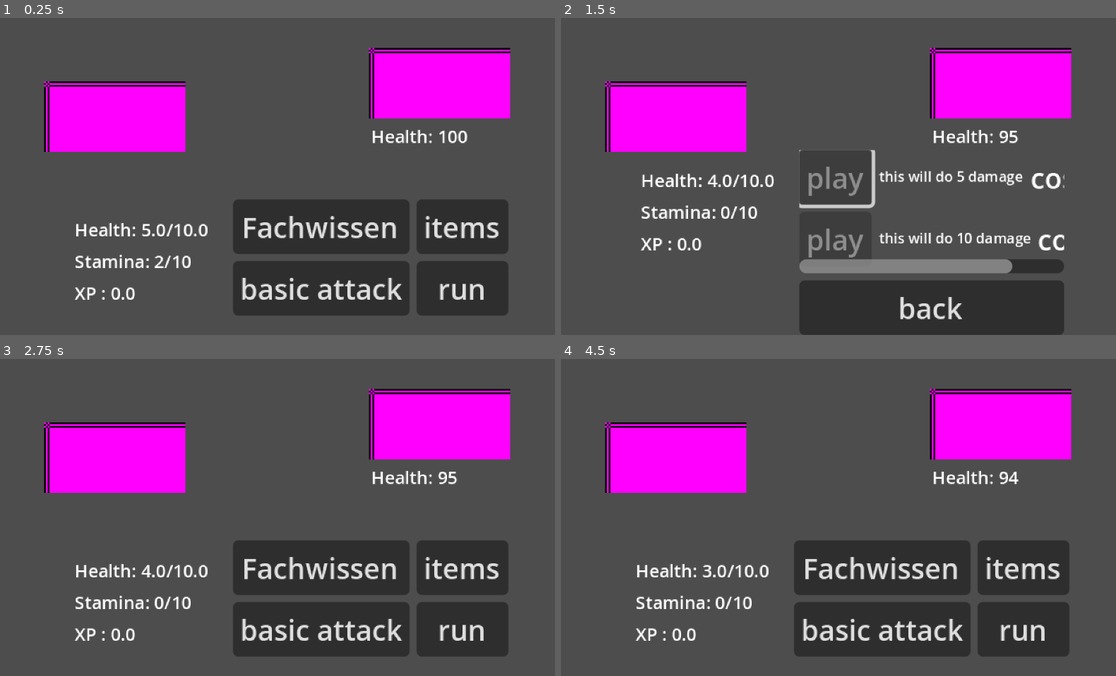
Above: before the commit, frames 1-4 (two rows, left to right).
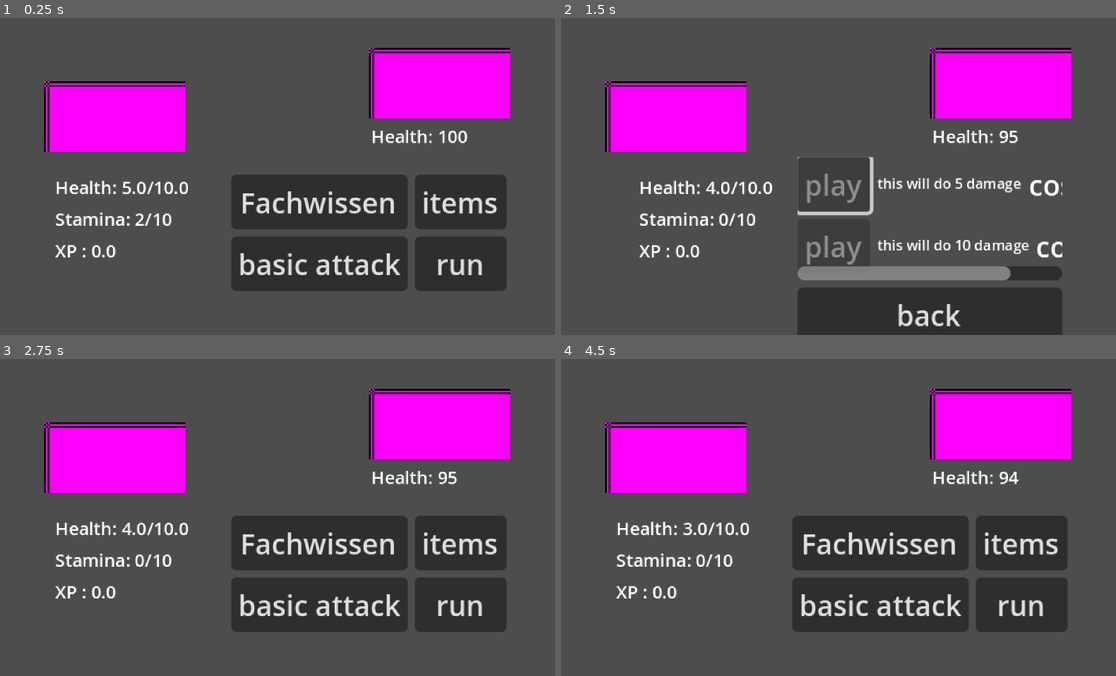
Above: after the commit, the same moments.

Repository: Robothan36/VLG-rpg
Game: Godot game, scene res://scene/fighting.tscn
The game is run twice, just before and just after one commit, with the same random seed, the same clock (stepped at 60 frames per second) and the same inputs. This scene is started directly instead of the project's main scene.
Inputs:
- Up to frame 1 (0.25 s): no input
- Up to frame 2 (1.5 s): click "Fachwissen" at 0.5 s; click "play" at 1.25 s
- Up to frame 3 (2.75 s): click "back" at 2 s
- Up to frame 4 (4.5 s): click "basic attack" at 2.75 s; click "items" at 3.5 s; click "Back" at 4.25 s

The runs differ from the first frame. In frame 1, 15% of the frame differs, in the area x 9-92%, y 49-94%; in frame 2, 9.0%; in frame 3, 15%; in frame 4, 15%.

Commit message:
gui changes

Diff:
--- a/scene/fighting.tscn
+++ b/scene/fighting.tscn
@@ -49,9 +49,10 @@
 anchor_top = 1.0
 anchor_right = 0.5
 anchor_bottom = 1.0
-offset_left = -59.0
-offset_top = -77.0
-offset_right = 59.0
+offset_left = -121.0
+offset_top = -101.0
+offset_right = 119.0
+offset_bottom = 19.0
 grow_horizontal = 2
 grow_vertical = 0
 
@@ -81,7 +82,12 @@
 text = "XP"
 
 [node name="menu" type="MarginContainer" parent="Control/HBoxContainer"]
+custom_minimum_size = Vector2(150, 120)
 layout_mode = 2
+theme_override_constants/margin_left = 10
+theme_override_constants/margin_top = 10
+theme_override_constants/margin_right = 10
+theme_override_constants/margin_bottom = 10
 
 [node name="HBoxContainer" type="HBoxContainer" parent="Control/HBoxContainer/menu"]
 layout_mode = 2
@@ -109,6 +115,8 @@
 text = "run"
 
 [node name="items_menu" type="MarginContainer" parent="Control/HBoxContainer"]
+visible = false
+custom_minimum_size = Vector2(150, 120)
 layout_mode = 2
 
 [node name="VBoxContainer" type="VBoxContainer" parent="Control/HBoxContainer/items_menu"]
@@ -126,6 +134,8 @@
 text = "Back"
 
 [node name="Fachwissen_menu" type="MarginContainer" parent="Control/HBoxContainer"]
+visible = false
+custom_minimum_size = Vector2(150, 120)
 layout_mode = 2
 
 [node name="VBoxContainer" type="VBoxContainer" parent="Control/HBoxContainer/Fachwissen_menu"]
